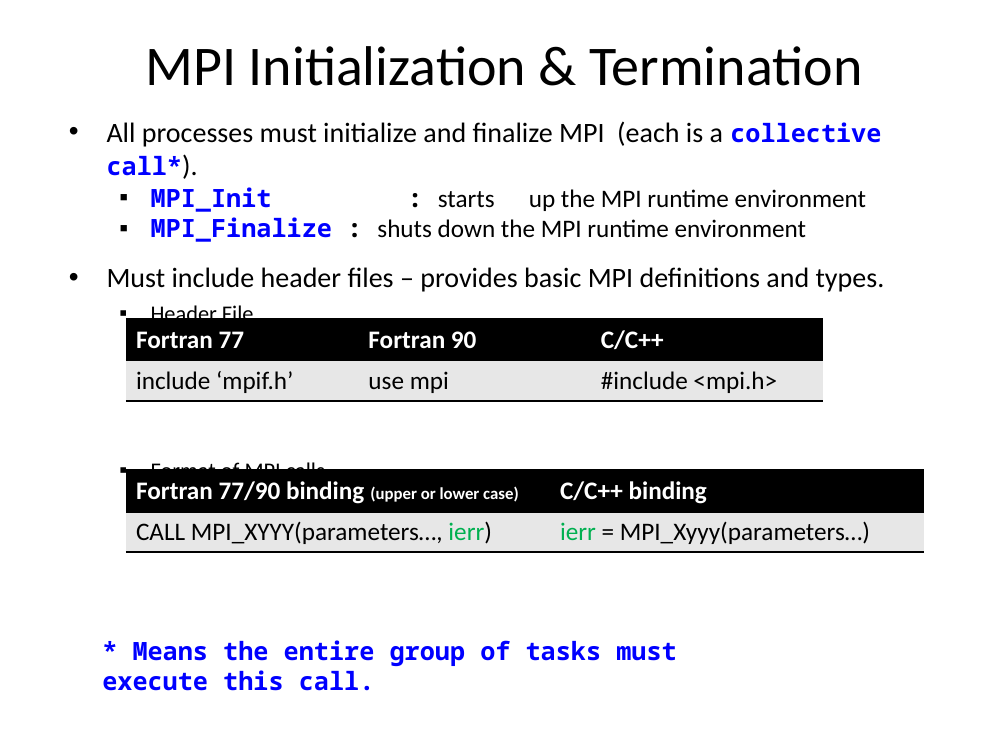
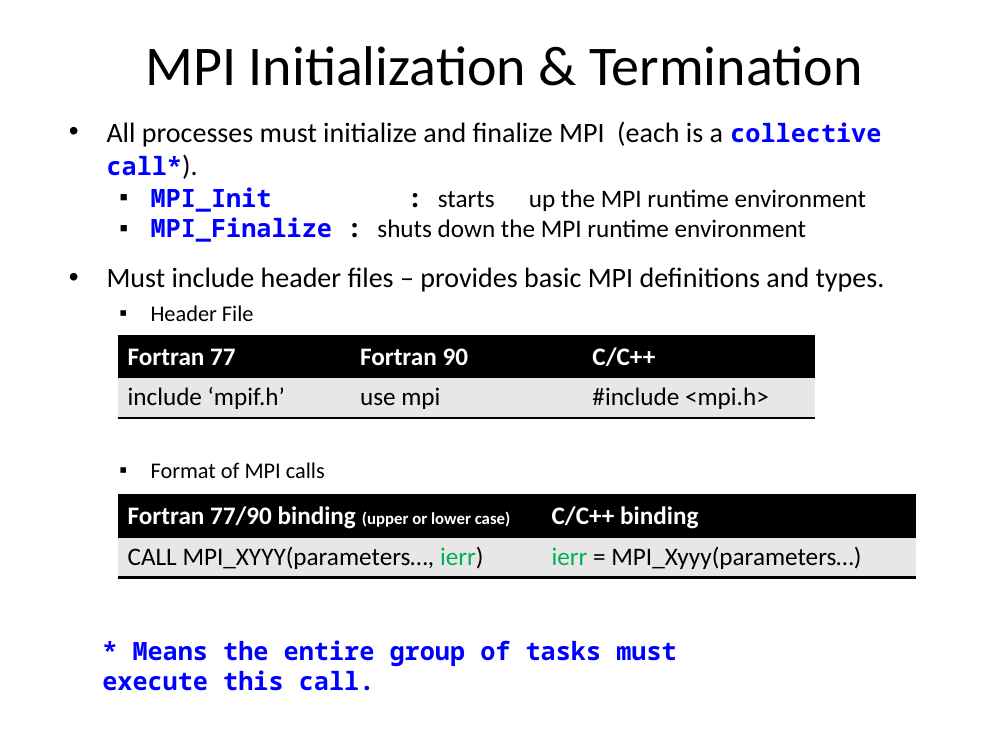
Before and after one commit to allenyllee/Parallel-Computing-Book, a slide deck: slide 19 of slides/MPI/MPI-introduction.pptx (slide 17 before the commit). Drawn at 1008x756 pixels with LibreOffice and Linux fonts; fonts in the diff are those of the drawing; background and template pictures are left out. Boxes give left, top, right and bottom in pixels: in the first picture for what was removed or moved away, otherwise in the second. Text is boxed around its words. In the diff, an @@ line names an element or a change of style, - is before the commit and + after.

```diff
--- a/slides/MPI/MPI-introduction.pptx
+++ b/slides/MPI/MPI-introduction.pptx
@@ table moved from (x1=126, y1=320, x2=825, y2=401) to (x1=118, y1=336, x2=816, y2=417) @@
@@ table moved from (x1=126, y1=471, x2=924, y2=552) to (x1=118, y1=496, x2=916, y2=578) @@
```
Also in this commit, not shown: 2 slides added, 7 other files.
